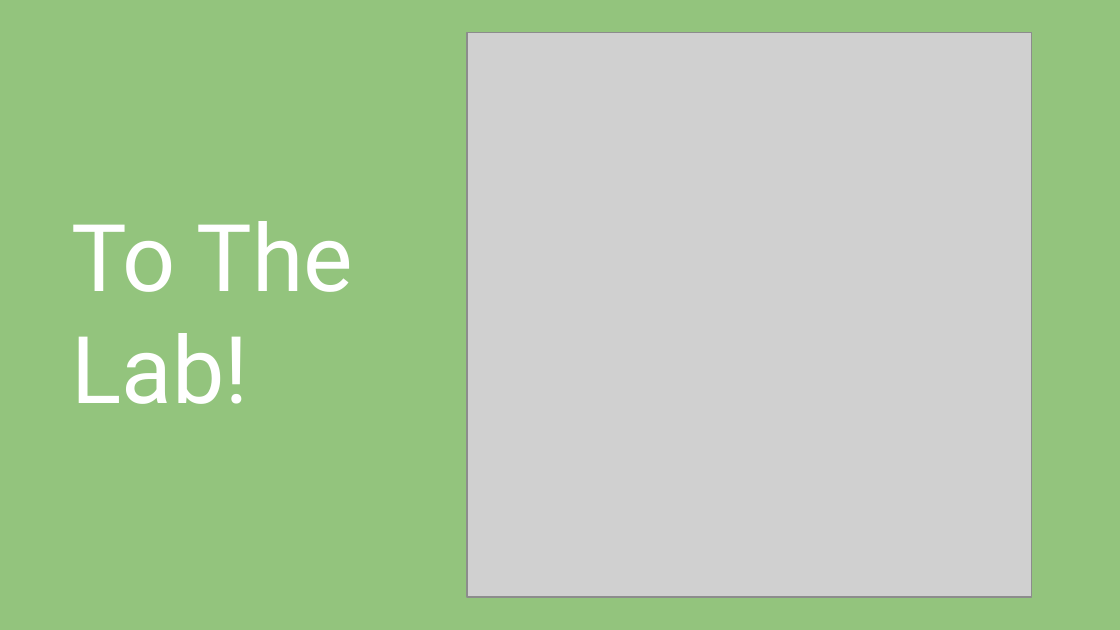
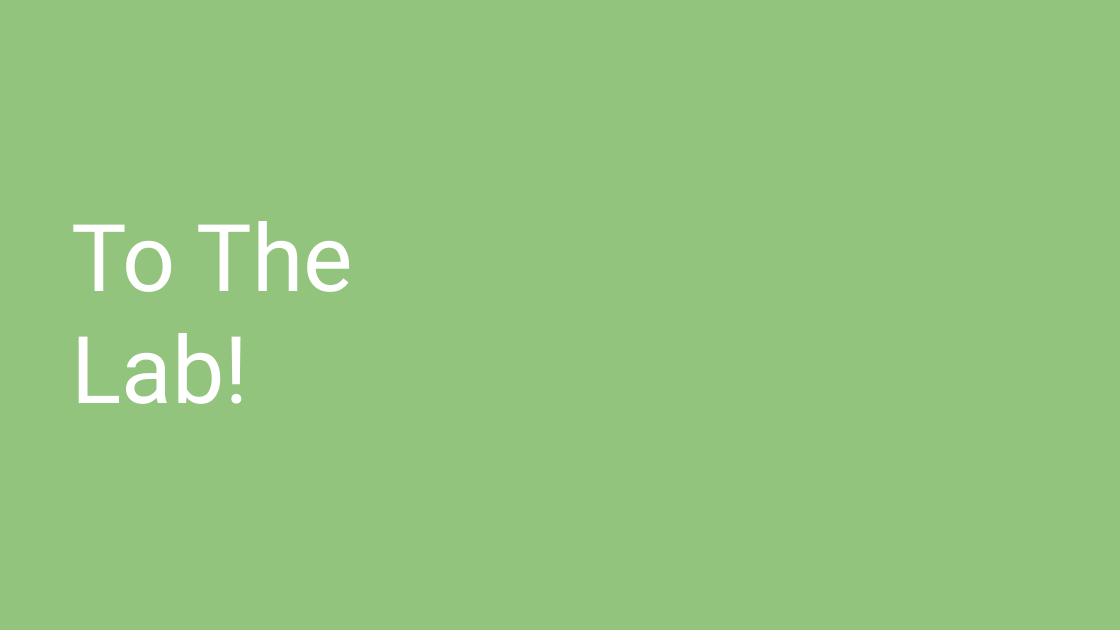
Before and after one commit to xela6134/study-materials, a slide deck: slide 8 of COMP2041/week7/Week7.pptx. Drawn at 1120x630 pixels with LibreOffice and Linux fonts; fonts in the diff are those of the drawing; grey boxes stand for pictures. Boxes give left, top, right and bottom in pixels: in the first picture for what was removed or moved away, otherwise in the second. Text is boxed around its words. In the diff, an @@ line names an element or a change of style, - is before the commit and + after.

```diff
--- a/COMP2041/week7/Week7.pptx
+++ b/COMP2041/week7/Week7.pptx
@@ picture removed at box(467, 32, 1032, 597) @@
```
Also in this commit, not shown: 7 other slides changed, 12 other files.
